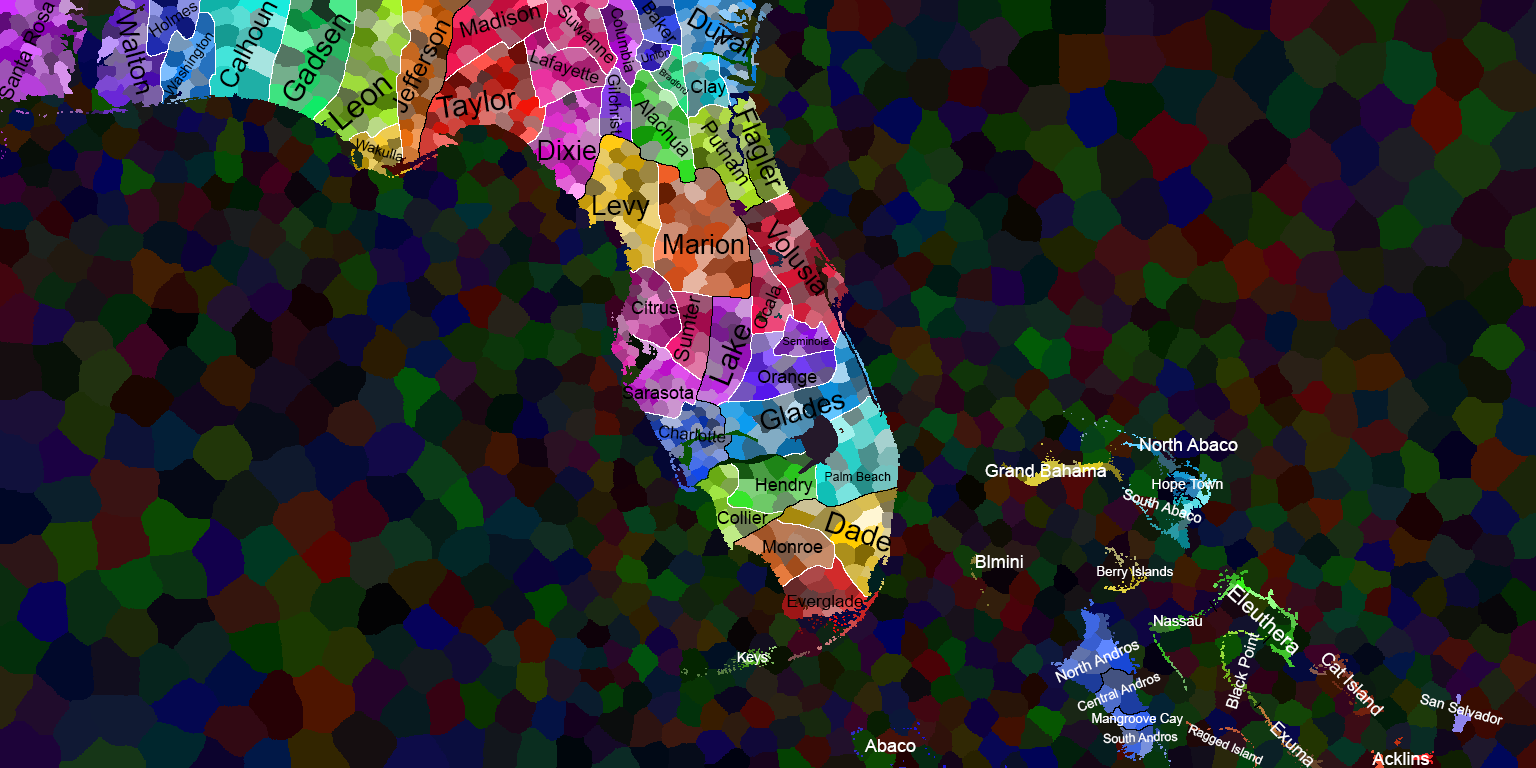
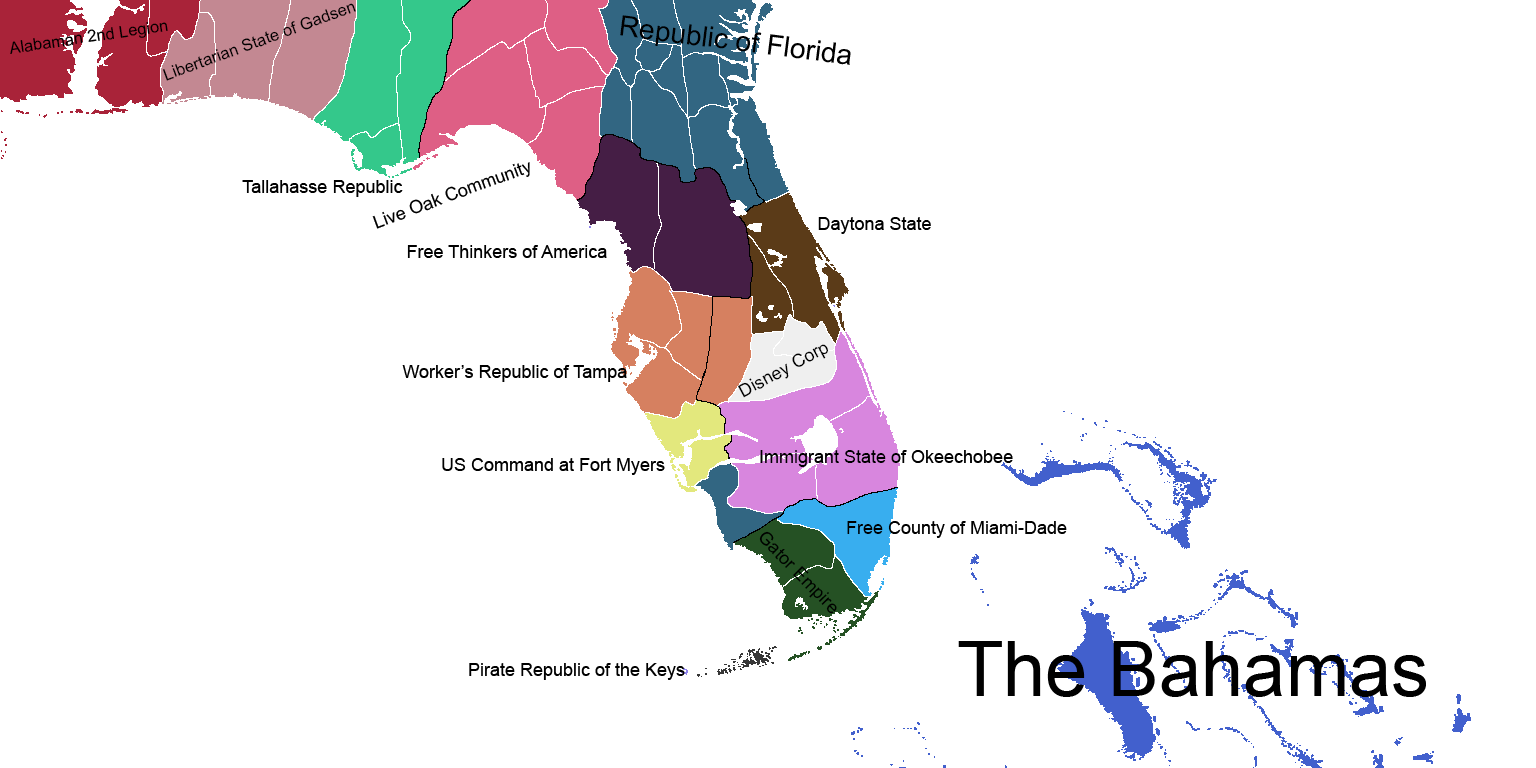
The second 1536×768 image is a revision of the first. Changes to its layers:
hid "Bahaman Districts" over (1095, 470, 1271, 731)
hid "Counties", moved it above "Live Oak Community" over (146, 0, 871, 597)
added layer "Live Oak Community" above "Daytona State" over (372, 162, 530, 229)
added layer "US Command at Fort Myers" above "Immigrant State of Okeechobee" over (442, 458, 665, 475)
added layer "Immigrant State of Okeechobee" above "Worker’s Republic of Tampa" over (760, 450, 1013, 467)
added layer "Worker’s Republic of Tampa" above "Free County of Miami-Dade" over (402, 365, 627, 382)
added layer "Free County of Miami-Dade" above "Gator Empire" over (847, 521, 1067, 538)
added layer "Gator Empire" above "Pirate Republic of the Keys" over (759, 531, 837, 614)
added layer "Pirate Republic of the Keys" above "Disney Corp" over (469, 663, 685, 680)
added layer "Disney Corp" above "Alabaman 2nd Legion" over (738, 344, 829, 398)
added layer "Alabaman 2nd Legion" above "Libertarian State of Gadsen" over (10, 22, 168, 54)
added layer "Libertarian State of Gadsen" above "Tallahasse Republic" over (162, 3, 356, 81)
added layer "Republic of Florida" above "The Bahamas" over (620, 15, 851, 65)
added layer "The Bahamas" above "Countries" over (958, 641, 1426, 697)
renamed "Regions" to "Countries", painted on it over (0, 0, 1471, 768)
hid "Cat Island" over (1322, 652, 1384, 717)
hid "Eleuthera" over (1227, 584, 1299, 656)
hid "Santa Rosa" over (0, 2, 56, 100)
hid "Calhoun" over (220, 1, 278, 87)
hid "Gadsen" over (283, 14, 352, 101)
hid "Jefferson" over (392, 20, 451, 113)
hid "Volusia" over (767, 219, 826, 297)
hid "Layer 6" over (0, 0, 1434, 768)
hid "Layer 0" over (0, 0, 1536, 768)
…and 58 more changes (3 added, 55 visibility)
